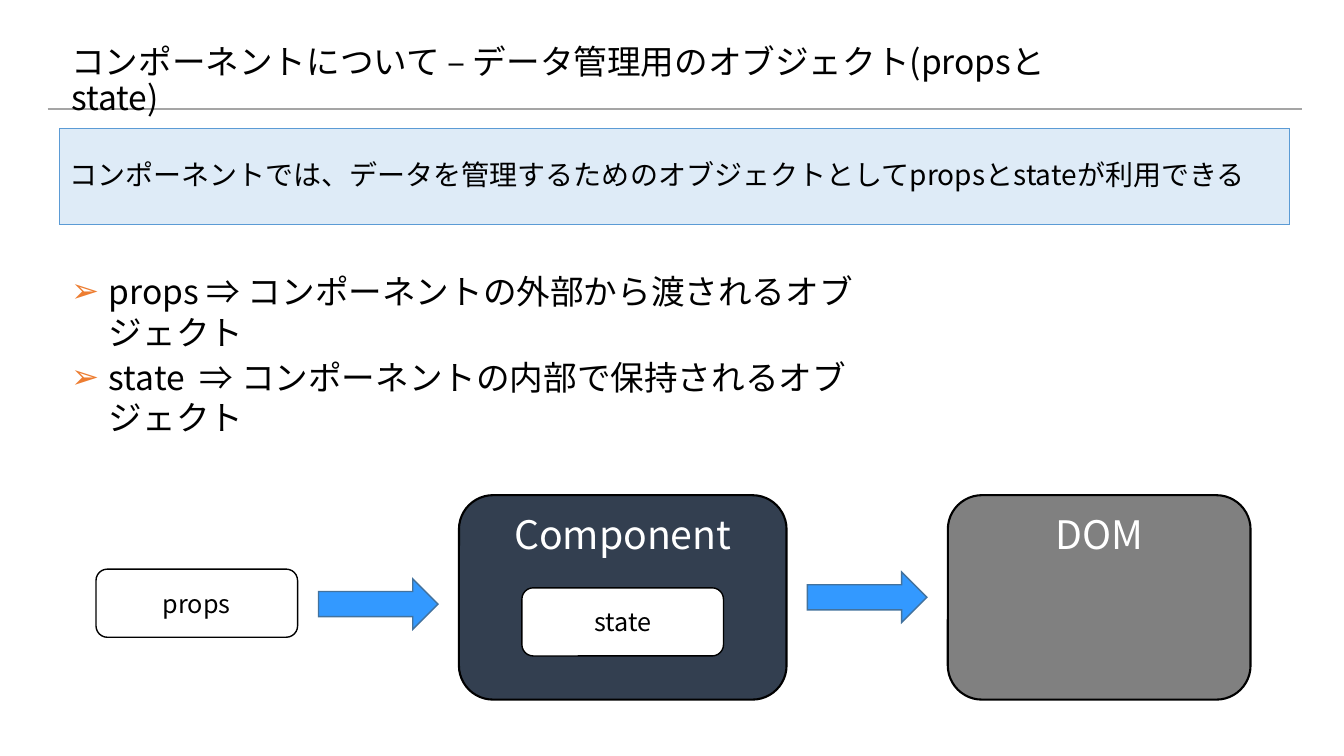
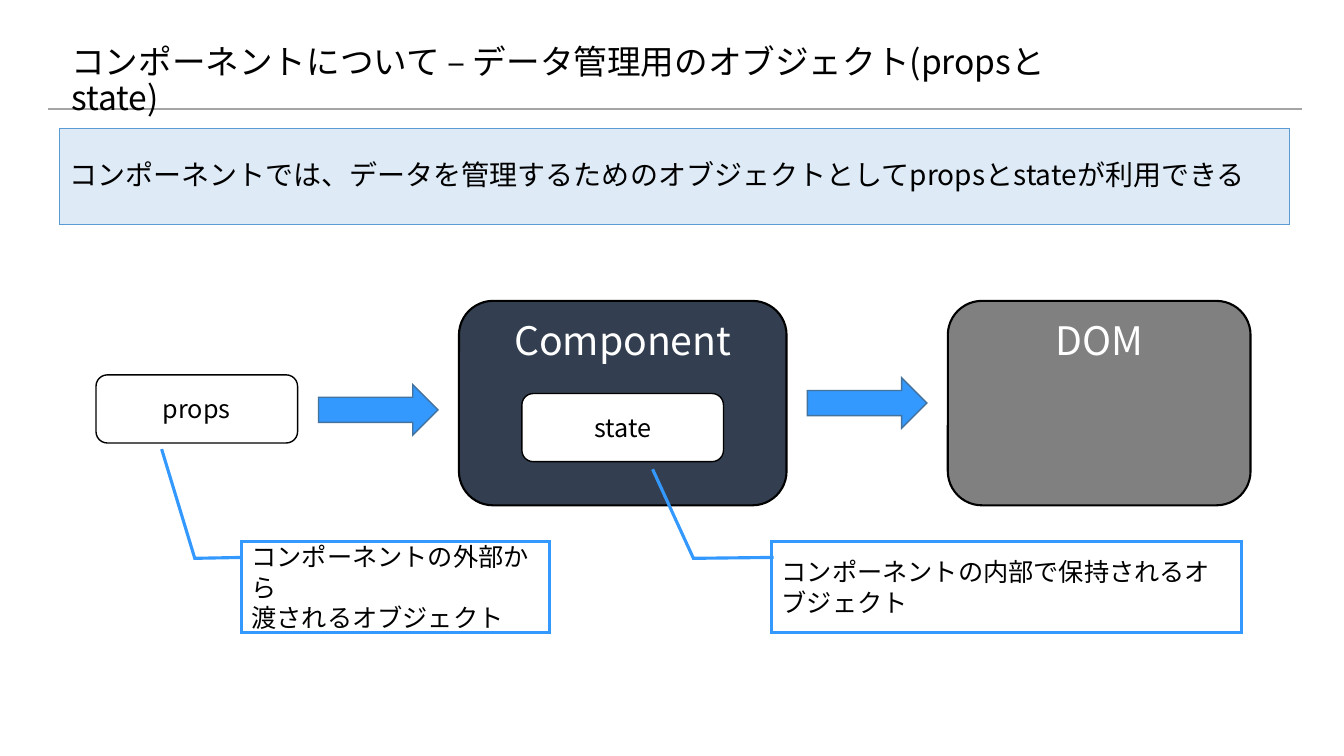
Before and after one commit to 2018SYSTEMI34/diary, a slide deck: slide 4 of doc/02_SlideShare/01.ネタ/２_Reactの基礎/2-2_Reactの基礎知識 ～コンポーネント編～.pptx. Drawn at 1344x756 pixels with LibreOffice and Linux fonts; fonts in the diff are those of the drawing; background and template pictures are left out. Boxes give left, top, right and bottom in pixels: in the first picture for what was removed or moved away, otherwise in the second. Text is boxed around its words. In the diff, an @@ line names an element or a change of style, - is before the commit and + after.

```diff
--- a/doc/02_SlideShare/01.ネタ/２_Reactの基礎/2-2_Reactの基礎知識 ～コンポーネント編～.pptx
+++ b/doc/02_SlideShare/01.ネタ/２_Reactの基礎/2-2_Reactの基礎知識 ～コンポーネント編～.pptx
@@ 4 rounded rectangles, 2 right arrows: place and size @@
-4 rounded rectangles, 2 right arrows at [96,495,1250,700]
+4 rounded rectangles, 2 right arrows at [96,301,1250,506]
@@ border callout "コンポーネントの外部から": place and size @@
-border callout "コンポーネントの外部から" at [109,275,853,347]
+border callout "コンポーネントの外部から" at [242,541,551,633]
@@ border callout "コンポーネントの外部から" at [242,541,551,633]: vertical alignment top to middle; fill none to #FFFFFF; outline none to #3399FF 2.25 pt @@
@@ text in border callout at [251,541,528,633]: text changed; size 24 to 18 pt @@
-➢ props ⇒ コンポーネントの外部から渡されるオブジェクト
+コンポーネントの外部から
+渡されるオブジェクト
@@ border callout "コンポーネントの内部で保持されるオブジェクト" at [772,541,1242,633]: vertical alignment top to middle; fill none to #FFFFFF; outline none to #3399FF 2.25 pt @@
@@ border callout "コンポーネントの内部で保持されるオブジェクト": place and size @@
-border callout "コンポーネントの内部で保持されるオブジェクト" at [109,361,846,432]
+border callout "コンポーネントの内部で保持されるオブジェクト" at [772,541,1242,633]
@@ text in border callout at [782,559,1210,613]: text changed; size 24 to 18 pt @@
-➢ state ⇒ コンポーネントの内部で保持されるオブジェクト
+コンポーネントの内部で保持されるオブジェクト
```
Also in this commit, not shown: 4 other slides changed.
